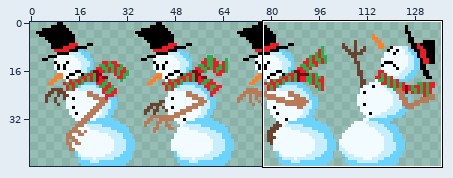
Sprite sheet, stored at assets/sprites/snowmen/evilSnowmanFrames.png. The picture above shows the old version from afar; the outline marks the close-up.
Close-up. Before the edit:
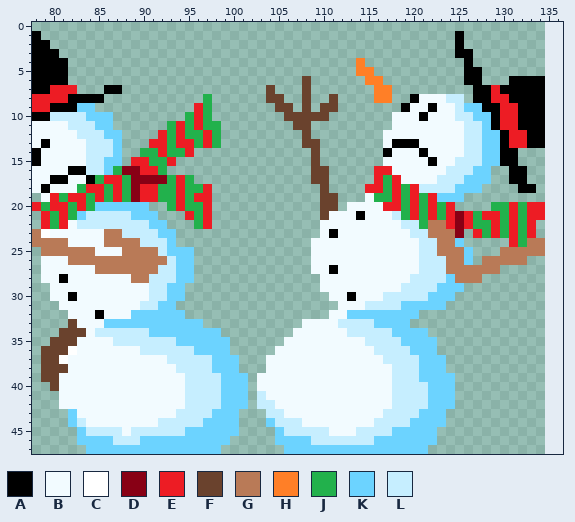
The file is 133x48 pixels. Shown: x 78..136, y 0..47. The old version is drawn lined up with the new one, on the new canvas. The commit also changed other parts of the picture, which this record leaves out.
Palette (. is transparent): A #000000  B #f2fbff  C #ffffff  D #880015  E #ed1c24  F #6a422d  G #b97a57  H #ff7f27  J #22b14c  K #6cd3ff  L #c6eeff
Pixels before (only the part around the change), first column x 78:
 0 ...........................................................
 1 A..............................................A...........
 2 AA.............................................A...........
 3 AAA............................................AA..........
 4 AAAA................................H...........A..........
 5 AAAA................................HH..........AA.........
 6 AAAA..........................F......HH.........AA...AAAA..
 7 AAEEE...AA................F...F.......HH.........AAEAAAAA..
 8 EEEEAAAA...........J......FF..F..F....HH..ABBBLL.AAEEAAAA..
 9 EEAAAKK...........EJ.......FF.F.FF.......ABBABBLKKAAEEAAA..
10 AALLLLKKK........JEJ........FFFFF.......BBBABBBLLKKAEEAAA..
11 BBBBLLLKK......JEJEJJ........FF.........BBBBBBBBLLKAEEAAA..
12 BBBBBLLLKK....EJEJJEJ.........F........BBBBBBBBBLLKKAEEAA..
13 BABBBBLLLK...EEJEEJEJ.........FF.......BAAABBBBBLLKKAEEAA..
14 ABBBBBLLLK..JJEJJE.............F.......ABBBABBBBLLKKAA.....
15 ABBBBBLLKK.EEJJE...............F.......BBBBBABBLLLKKAA.....
16 BBBBAALLKJDDEEJ................FF.....EEBBBBBBLLLKK..AA....
17 BBAABBAJEEJDDDDJEJ.............FF.....EJEBBBBLLLKKK..AA....
18 BABBBJEEJEJDEEJJEJJE............F....EEJEJELLLLKKK....AA...
19 .BEJEEJEJEJDEEJJEJEE............FF...BJJEJEJEKKK...........
20 EJEEJEJKKKKKK..JEJJE............FF.BBBBEEJEJEJE....JJEJEE..
21 .EJEJKLLLLLKKK...EJE............FBBBABBBLJEJEJEDEJEEJEJEE..
22 .EJEBLLLLLLLLKK...JE............BBBBBBBBBLLJGGEDEJJEJEJE...
23 GCBBBBBBGGLLLLKK................BABBBBBBBBLLGGGD.EJEJEJE...
24 GGGGBBBBGGGGLLLK...............BBBBBBBBBBBBLLGGK.....EJGG..
25 .GGGGGGBBBGGGGLKKK.............BBBBBBBBBBBBLLGGGK...GGGGG..
26 .BBBGGGGGGGGGGGLKK.............BBBBBBBBBBBBLLLGGK.GGGGG....
27 .BBBBBBGGGGGGGLLKK.............BBABBBBBBBBBLLLGGGGGG.......
28 .BBABBBBBBBGGLLLKK..............BBBBBBBBBBLLLLKGGG.........
29 ..BBBBBBBBBBBLLKK...............BBBBBBBBBLLLLKKK...........
30 ..BBABBBBBBBBLLKK................BBABBBLLLLLKKK............
31 ...BBBBBBBBBLLKK..................BBBLLLLKKKKK.............
32 ....BBBABBBKKKKKK................BBKKKKKKKK................
33 ....FBBBKKKKKKKKKKK...........BBBBLLLLKKKK.................
34 ...FFFBLLLLLLKKKKKKKK........BBBBBBLLLLLKKKK...............
35 ..FFFBBBBLLLLLLLKKKKKK......BBBBBBBBBLLLLKKKK..............
36 .FFFCBBBBBBBLLLLLLKKKK.....BBBBBBBBBBBLLLLKKK..............
37 .FFCBBBBBBBBBBBLLLLLKKK...BBBBBBBBBBBBBLLLLKKK.............
38 .FFFBBBBBBBBBBBBLLLLKKK...BBBBBBBBBBBBBBLLLKKK.............
39 .FFBBBBBBBBBBBBBBLLLLKKK.BBBBBBBBBBBBBBBLLLKKKK............
40 ..FBBBBBBBBBBBBBBLLLLKKK.BBBBBBBBBBBBBBBLLLLKKK............
41 ...BBBBBBBBBBBBBBLLLLKKK.LBBBBBBBBBBBBBBLLLLKKK............
42 ...BBBBBBBBBBBBBBLLLLKKK.LLBBBBBBBBBBBBBLLLLKKK............
43 ....KBBBBBBBBBBBLLLLKKK...LLBBBBBBBBBBBLLLLKKK.............
44 ....KLBBBBBBBBLLLLLKKKK...KLLLBBBBBBBBLLLLKKKK.............
45 .....KLLLLBLLLLLLKKKKKK....KLLLLLBBBLLLLKKKKK..............
46 .....KKKKLLLKKKKKKKKKK.....KKKKLLLLLLLKKKKKKK..............
47 ......KKKKKKKKKKKKKKK.......KKKKKKKKKKKKKKKK...............
And afterwards:
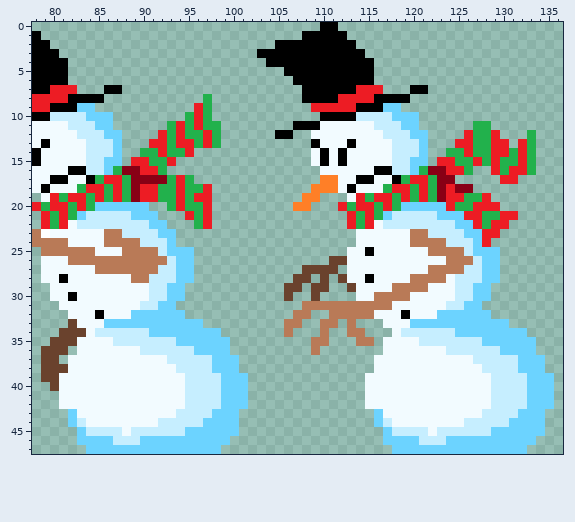
What changed:
canvas 133x48 -> 137x48, the old top-left corner now at 2,0
Changed rows in their new state; - is an unchanged pixel.
first column x 81:
 0 -----------------------------AA------------------------
 1 ---------------------------AAAAA------------.----------
 2 ------------------------AAAAAAAAA-----------.----------
 3 ----------------------AAAAAAAAAAAA----------..---------
 4 -----------------------AAAAAAAAAAAA----------.---------
 5 -------------------------AAAAAAAAAA----------..--------
 6 --------------------------AAAAAAAAA.---------..---....-
 7 -----------------------.---AAAAAAEEE.--AA-----........-
 8 -----------------------..--AAAAEEEEAAAA......-........-
 9 ------------------------..-.EEEEEAAAKK................-
10 -------------------------....AAAALLLLKKK..............-
11 --------------------------AAABBBBBBLLLKK......JJ......-
12 ------------------------AA-.BBBBBBBBLLLKK....EJJE...J.-
13 ---------------------------.ABBBABBB-LLLK...EEJJEE.-J.-
14 ----------------------------BABABBBBBLLLK..JJEJJEEJEJ--
15 ----------------------------BABABBBB-LLKK.EEJJEJEJJEJ--
16 ----------------------------.BBBBBBAALLKJDDEEJ..EJEEJ--
17 ----------------------------.HHBBAABBAJEEJDD....-EE.---
18 ----------------------------HHHBABBB--EJEJDEDD.----..--
19 ---------------------------HH..-BEJEEJEJEJDEEJJE-------
20 --------------------------HH-..EJEEJ-JKKKKK-JJEEE.....-
21 -----------------------------...EJEJK-LLLLKKK-EJJE-...-
22 -----------------------------...EJE-LL--LLLLKKE--E...--
23 -----------------------------....------GGLLLLKKE-....--
24 ----------------------------.....------GGG-LLLKE--....-
25 ----------------------------....--A-----BG---LKKK.....-
26 ----------------------------..FF--------BBB--GLKK...---
27 ---------------------------FFFF.--------BGG--LLKK------
28 --------------------------FF-F.F--A----GGGGBLLLKK------
29 -------------------------FF-FF..F----GGGGBBBLLKK-------
30 -------------------------F--F-...--GGGGBBBBBLLKK-------
31 ---------------------------GGGGGGGGGGBBBBBBLLKK--------
32 --------------------------GG--GGGGGBBBABBBKKKKKK-------
33 -------------------------GG..GG.G...BBBKKKKKKKKKKK-----
34 -------------------------G...G..GG...BLLLLLLKKKKKKKK---
35 -------------------------...GG...GG.BBBBLLLLLLLKKKKKK--
36 -.----------------------....G.......BBBBBBBLLLLLLKKKK--
37 .----------------------............-BBBBBBBBBBLLLLLKKK-
38 -----------------------............--BBBBBBBBBBLLLLKKK-
39 ----------------------............---BBBBBBBBBBBLLLLKKK
40 ----------------------............---BBBBBBBBBBBLLLLKKK
41 ----------------------............---BBBBBBBBBBBLLLLKKK
42 ----------------------............---BBBBBBBBBBBLLLLKKK
43 -----------------------............KBBBBBBBBBBBLLLLKKK-
44 -----------------------............K-BBBBBBBBLLLLLKKKK-
45 ------------------------............KLLLLBLLLLLLKKKKKK-
46 ------------------------............----LLLKKKKKKKKKK--
47 -------------------------............----KKKKKKKKKKK---
